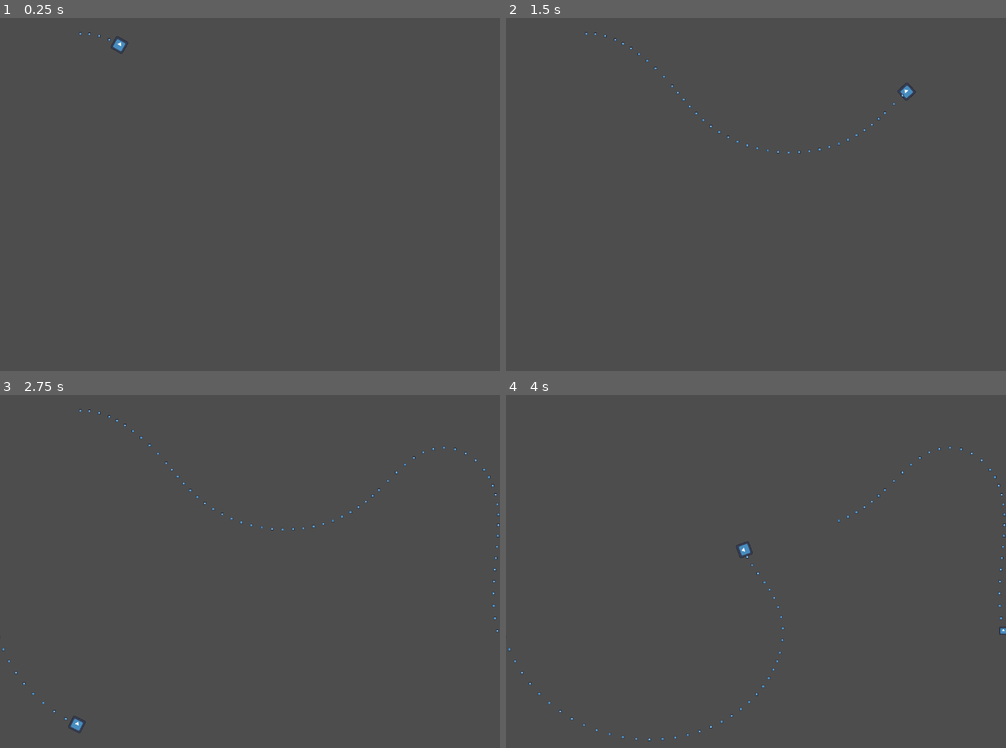
Above: before the commit, frames 1-4 (two rows, left to right).
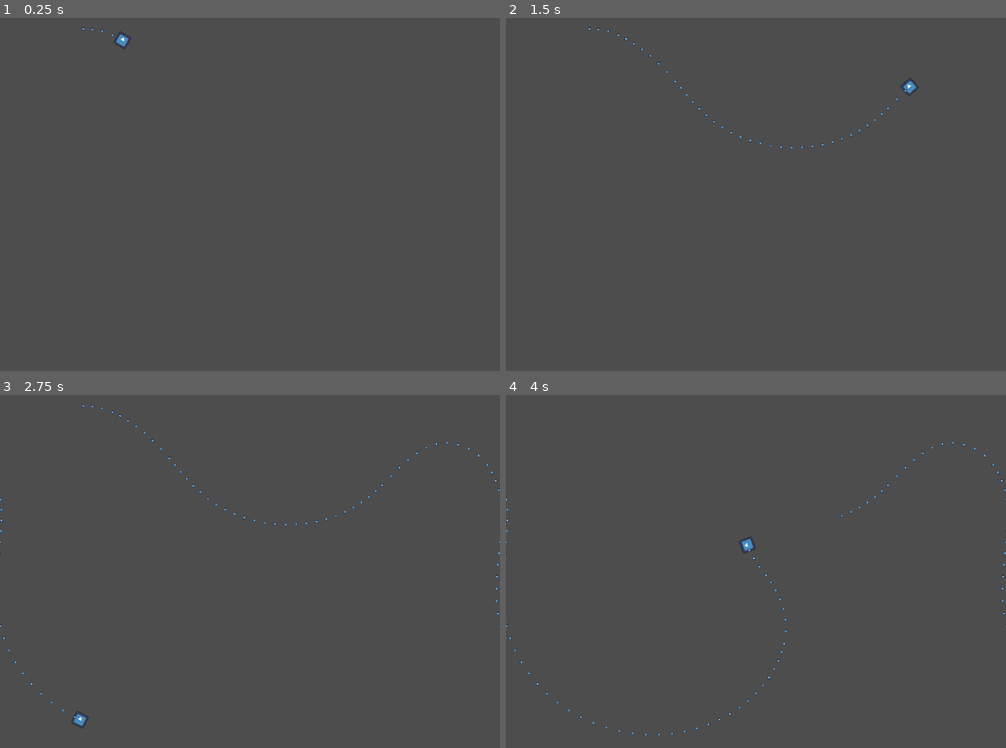
Above: after the commit, the same moments.

Repository: TeddySauyet/Gmtk2025
Game: Godot game, scene res://player/test_player.tscn
Same seed, same stepped clock (60 frames per second), same inputs: the game is played once before the commit and once after it. The project has no main scene, so this scene is started directly. The engine's default icon, where the game draws it, is replaced by a stand-in: a white triangle on a blue panel in a dark square.
Inputs:
- Up to frame 1 (0.25 s): no input
- Up to frame 2 (1.5 s): hold W (lift_up) 0.53-1.28 s; hold D (throttle) 0.53-1.28 s; tap A (flaps) at 0.77, 1.07 s; hold S (lift_down) from 1.28 s (still down); tap D (throttle) at 1.35 s
- Up to frame 3 (2.75 s): tap A (flaps) at 1.52, 1.82 s; release S (lift_down) at 2.03 s; hold W (lift_up) from 2.03 s (still down); hold D (throttle) from 2.03 s (still down)
- Up to frame 4 (4 s): release D (throttle) at 2.78 s; tap D (throttle) at 2.85 s; tap A (flaps) at 3.02, 3.32, 3.77 s; release W (lift_up) at 3.53 s; hold S (lift_down) from 3.53 s (still down); hold D (throttle) from 3.53 s (still down)

The runs differ from the first frame. In frame 1, 0.1% of the frame differs, in the area x 15-27%, y 2-11%; in frame 2, 0.3%; in frame 3, 0.5%; in frame 4, 0.6%, in the area x 0-100%, y 13-99%.

Commit message:
Duplication

Diff:
--- a/player/movement_input.gd
+++ b/player/movement_input.gd
@@ -87,10 +87,10 @@
 	apply_movement(delta)
 	#print(state_lift_alpha)
 	var rect := get_viewport().get_visible_rect()
-	if char.position.x < 0:
-		char.position.x += rect.size.x
-	if char.position.x > rect.size.x:
-		char.position.x -= rect.size.x
+	#if char.position.x < 0:
+		#char.position.x += rect.size.x
+	#if char.position.x > rect.size.x:
+		#char.position.x -= rect.size.x
 	if char.position.y < 0:
 		char.position.y += rect.size.y
 	if char.position.y > rect.size.y:
--- /dev/null
+++ b/player/player.gd
@@ -0,0 +1,11 @@
+extends CharacterBody2D
+class_name Player
+
+
+func duplicate_copy_main(main : Player) -> void:
+	var rect := get_viewport_rect()
+	if global_position.x < 0:
+		global_position.x = main.global_position.x - rect.size.x
+	else:
+		global_position.x = main.global_position.x + rect.size.x
+	velocity = main.velocity
--- a/player/player.tscn
+++ b/player/player.tscn
@@ -1,10 +1,12 @@
-[gd_scene load_steps=4 format=3 uid="uid://du2t6mci3ss5g"]
+[gd_scene load_steps=5 format=3 uid="uid://du2t6mci3ss5g"]
 
+[ext_resource type="Script" path="res://player/player.gd" id="1_gfocv"]
 [ext_resource type="PackedScene" uid="uid://ck57spujbxjdi" path="res://player/movement_input.tscn" id="1_qefl4"]
 [ext_resource type="Texture2D" uid="uid://dpyaiwuq5yb8s" path="res://icon.svg" id="2_lx3ga"]
 [ext_resource type="PackedScene" uid="uid://b0560qygmcmo3" path="res://player/trail.tscn" id="3_4380i"]
 
 [node name="Player" type="CharacterBody2D"]
+script = ExtResource("1_gfocv")
 
 [node name="MovementInput" parent="." node_paths=PackedStringArray("char") instance=ExtResource("1_qefl4")]
 char = NodePath("..")
--- a/player/test_player.gd
+++ b/player/test_player.gd
@@ -2,7 +2,12 @@
 
 # Called when the node enters the scene tree for the first time.
 func _ready() -> void:
-	$Player/Trail.spawn_parent = self
+	var player = preload("res://player/player.tscn").instantiate()
+	player.find_child("Trail").spawn_parent = self
+	player.global_position = Vector2(200,200)
+	player.add_to_group("main")
+	#$Player/Trail.spawn_parent = self
+	add_child(player)
 
 
 # Called every frame. 'delta' is the elapsed time since the previous frame.
--- a/player/test_player.tscn
+++ b/player/test_player.tscn
@@ -1,10 +1,10 @@
 [gd_scene load_steps=3 format=3 uid="uid://cifh4i4igo60u"]
 
-[ext_resource type="PackedScene" uid="uid://du2t6mci3ss5g" path="res://player/player.tscn" id="1_0scu2"]
 [ext_resource type="Script" path="res://player/test_player.gd" id="1_5iccb"]
+[ext_resource type="PackedScene" uid="uid://q2tnuge8ka6i" path="res://tech/Duplicator.tscn" id="2_5axby"]
 
 [node name="TestPlayer" type="Node2D"]
 script = ExtResource("1_5iccb")
 
-[node name="Player" parent="." instance=ExtResource("1_0scu2")]
-position = Vector2(193, 211)
+[node name="Duplicator" parent="." node_paths=PackedStringArray("root") instance=ExtResource("2_5axby")]
+root = NodePath("..")
--- a/player/trail.gd
+++ b/player/trail.gd
@@ -12,14 +12,16 @@
 	var a2 = Vector2(1, 1)
 	var b1 = Vector2(1,0)
 	var b2 = Vector2(0,1)
-	print_debug(get_line_segment_intersection(a1,a2,b1,b2))
+	#print_debug(get_line_segment_intersection(a1,a2,b1,b2))
 
 
 func _process(delta: float) -> void:
 	if trail_markers.size() == 0:
-		spawn_marker()
+		if spawn_parent:
+			spawn_marker()
 	elif (global_position - trail_markers[-1].global_position).length() > min_distance:
-		spawn_marker()
+		if spawn_parent:
+			spawn_marker()
 
 func spawn_marker() -> void:
 	var marker := preload("res://player/trail_marker.tscn").instantiate()
@@ -73,7 +75,7 @@
 	return NAN
 
 func spawn_collision(start_idx : int) -> void:
-	print_debug("Hello world! ", start_idx)
+	#print_debug("Hello world! ", start_idx)
 	#var a1 = trail_markers[start_idx].global_position
 	#var a2 = trail_markers[start_idx+1].global_position
 	#var b1 = trail_markers[-1].global_position
--- /dev/null
+++ b/tech/Duplicator.tscn
@@ -0,0 +1,6 @@
+[gd_scene load_steps=2 format=3 uid="uid://q2tnuge8ka6i"]
+
+[ext_resource type="Script" path="res://tech/duplicator.gd" id="1_ck5nh"]
+
+[node name="Duplicator" type="Node"]
+script = ExtResource("1_ck5nh")
--- /dev/null
+++ b/tech/duplicator.gd
@@ -0,0 +1,79 @@
+extends Node
+class_name Duplicator
+
+@export var root : Node2D
+
+class Item:
+	var main : Node2D
+	var negative : Node2D
+	var positive : Node2D
+
+var items : Array[Item]
+
+func add_item(node : Node) -> void:
+	if node.get_parent() == root and node is Node2D and not node.is_in_group("duplicates") and node.is_in_group("main"):
+	#if node is Node2D:
+		print(node)
+		var item = Item.new()
+		item.main = node
+		item.main.add_to_group("main")
+		item.negative = node.duplicate()
+		item.negative.global_position.x -= get_viewport().get_visible_rect().size.x
+		item.positive = node.duplicate()
+		item.positive.global_position.x += get_viewport().get_visible_rect().size.x
+		item.negative.add_to_group("duplicates")
+		item.positive.add_to_group("duplicates")
+		root.add_child(item.negative)
+		root.add_child(item.positive)
+		items.push_back(item)
+
+# Called when the node enters the scene tree for the first time.
+func _ready() -> void:
+	root.child_entered_tree.connect(add_item)
+
+
+# Called every frame. 'delta' is the elapsed time since the previous frame.
+func _process(delta: float) -> void:
+	print(items[0].main,'|',items[0].negative,'|', items[0].positive,'\n')
+	#print(items.size())
+	var to_delete : Array[Item] = []
+	for item in items:
+		if not item.main:
+			if item.negative:
+				item.negative.queue_free()
+			if item.positive:
+				item.negative.queue_free()
+			to_delete.push_back(item)
+		var rect := get_viewport().get_visible_rect()
+		if item.main.global_position.x < 0:
+			item.negative.queue_free()
+			item.negative = item.main
+			item.negative.remove_from_group("main")
+			item.negative.add_to_group("duplicates")
+			item.main = item.positive
+			item.positive = item.main.duplicate()
+			item.positive.global_position.x += rect.size.x
+			item.positive.remove_from_group("main")
+			item.positive.add_to_group("duplicates")
+			root.add_child(item.positive)
+			item.main.add_to_group("main")
+			item.main.remove_from_group("duplicates")
+		elif item.main.global_position.x > rect.size.x:
+			item.positive.queue_free()
+			item.positive = item.main
+			item.positive.remove_from_group("main")
+			item.positive.add_to_group("duplicates")
+			item.main = item.negative
+			item.negative = item.main.duplicate()
+			item.negative.global_position.x -= rect.size.x
+			item.negative.remove_from_group("main")
+			item.negative.add_to_group("duplicates")
+			root.add_child(item.negative)
+			item.main.add_to_group("main")
+			item.main.remove_from_group("duplicates")
+		if item.negative.has_method("duplicate_copy_main"):
+			item.negative.duplicate_copy_main(item.main)
+		if item.positive.has_method("duplicate_copy_main"):
+			item.positive.duplicate_copy_main(item.main)
+	for item in to_delete:
+		items.erase(item)
